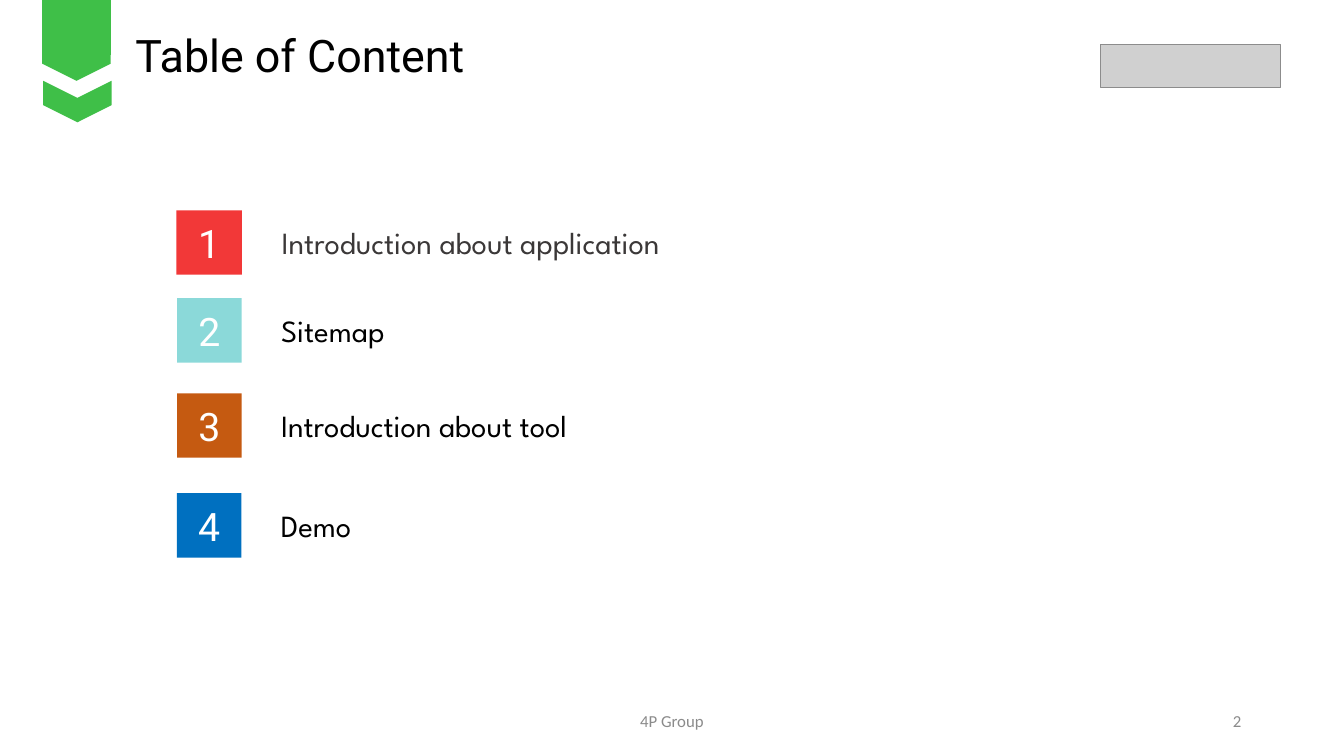
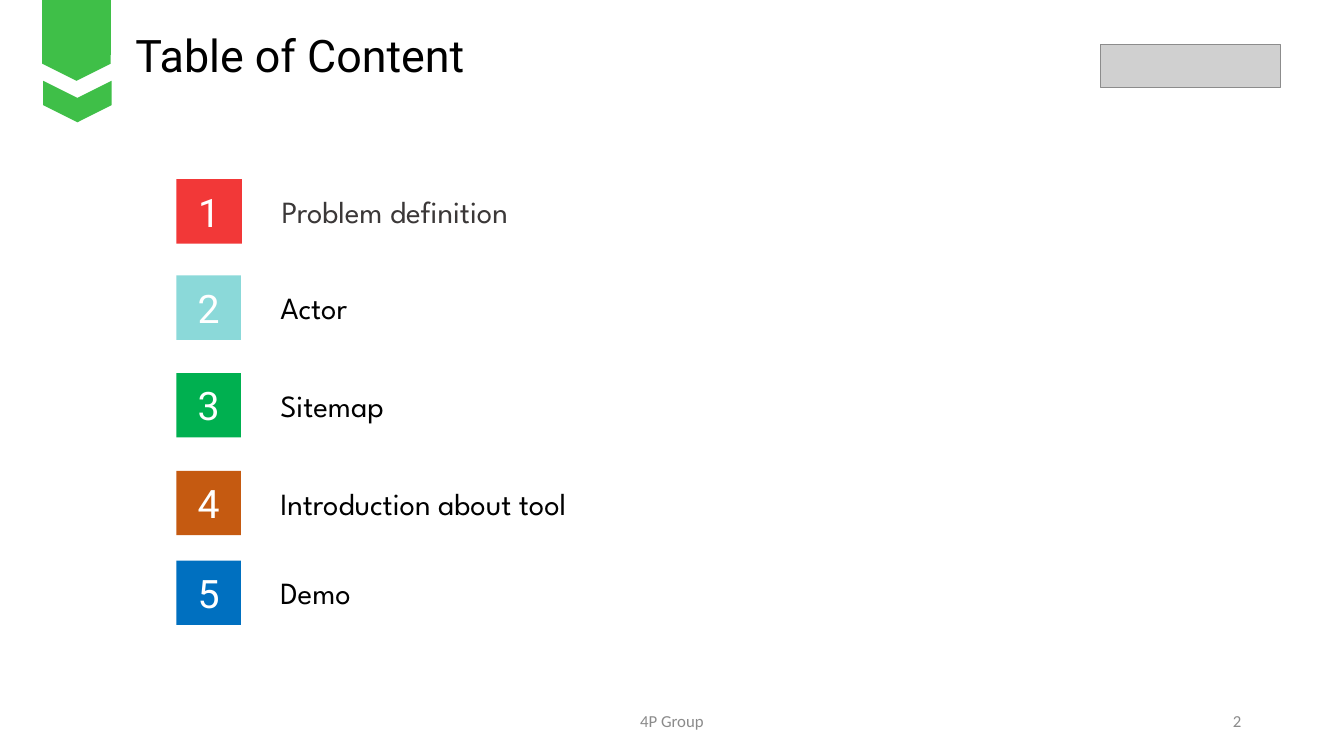
Before and after one commit to nhanntce/Fall_Group01, a slide deck: slide 2 of 4P Food.pptx. Drawn at 1344x756 pixels with LibreOffice and Linux fonts; fonts in the diff are those of the drawing; grey boxes stand for pictures. Boxes give left, top, right and bottom in pixels: in the first picture for what was removed or moved away, otherwise in the second. Text is boxed around its words. In the diff, an @@ line names an element or a change of style, - is before the commit and + after.

Commit message:
change pwp

```diff
--- a/4P Food.pptx
+++ b/4P Food.pptx
@@ rectangle "1": place and size @@
-rectangle "1" at box(176, 211, 242, 275)
+rectangle "1" at box(176, 179, 242, 244)
@@ text at box(282, 201, 508, 224): text changed @@
-Introduction about application
+Problem definition
@@ rectangle "2": place and size @@
-rectangle "2" at box(177, 298, 242, 363)
+rectangle "2" at box(176, 275, 241, 340)
@@ text added at box(280, 298, 347, 320), 22 pt, text #000000 @@
+Actor
@@ rectangle "3": place and size @@
-rectangle "3" at box(177, 393, 242, 458)
+rectangle "3" at box(176, 373, 241, 438)
@@ rectangle "3" at box(176, 373, 241, 438): fill #C55A11 to #00B050 @@
@@ text "Sitemap": place and size @@
-text "Sitemap" at box(281, 321, 384, 349)
+text "Sitemap" at box(280, 396, 383, 424)
@@ rectangle "4": place and size @@
-rectangle "4" at box(177, 493, 242, 558)
+rectangle "4" at box(176, 471, 241, 535)
@@ rectangle "4" at box(176, 471, 241, 535): fill #0070C0 to #C55A11 @@
@@ text "Introduction about tool": place and size @@
-text "Introduction about tool" at box(281, 415, 567, 438)
+text "Introduction about tool" at box(280, 493, 566, 516)
@@ rectangle added at box(176, 561, 241, 625), fill #0070C0, 28 pt, text #FFFFFF @@
+5
@@ text "Demo": place and size @@
-text "Demo" at box(281, 516, 351, 538)
+text "Demo" at box(280, 583, 350, 605)
```
Also in this commit, not shown: 9 other slides changed, 1 slide added, 2 slides removed.
